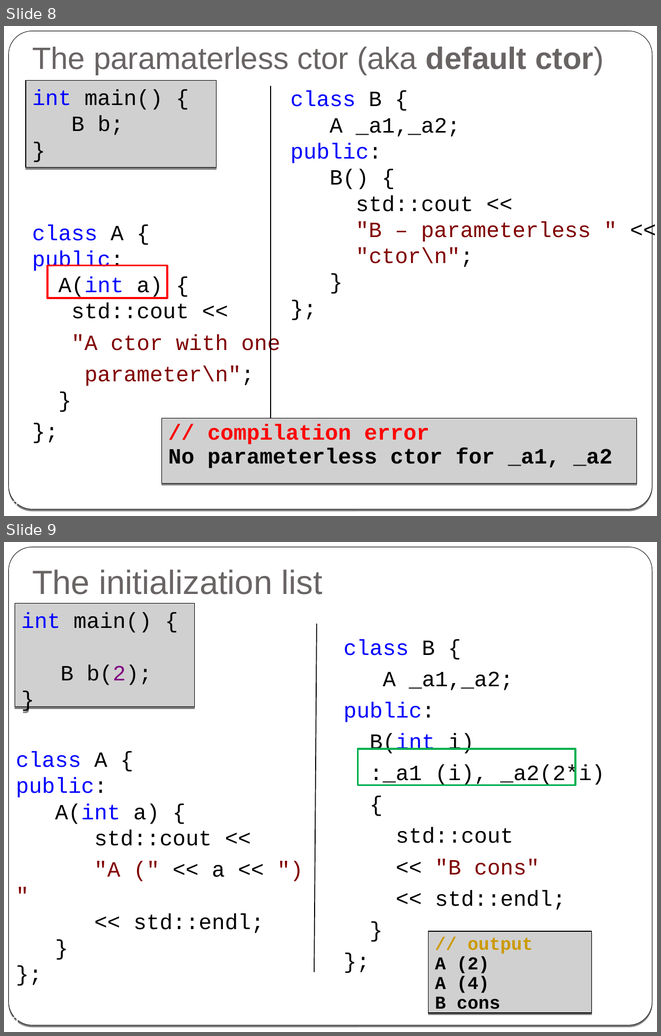
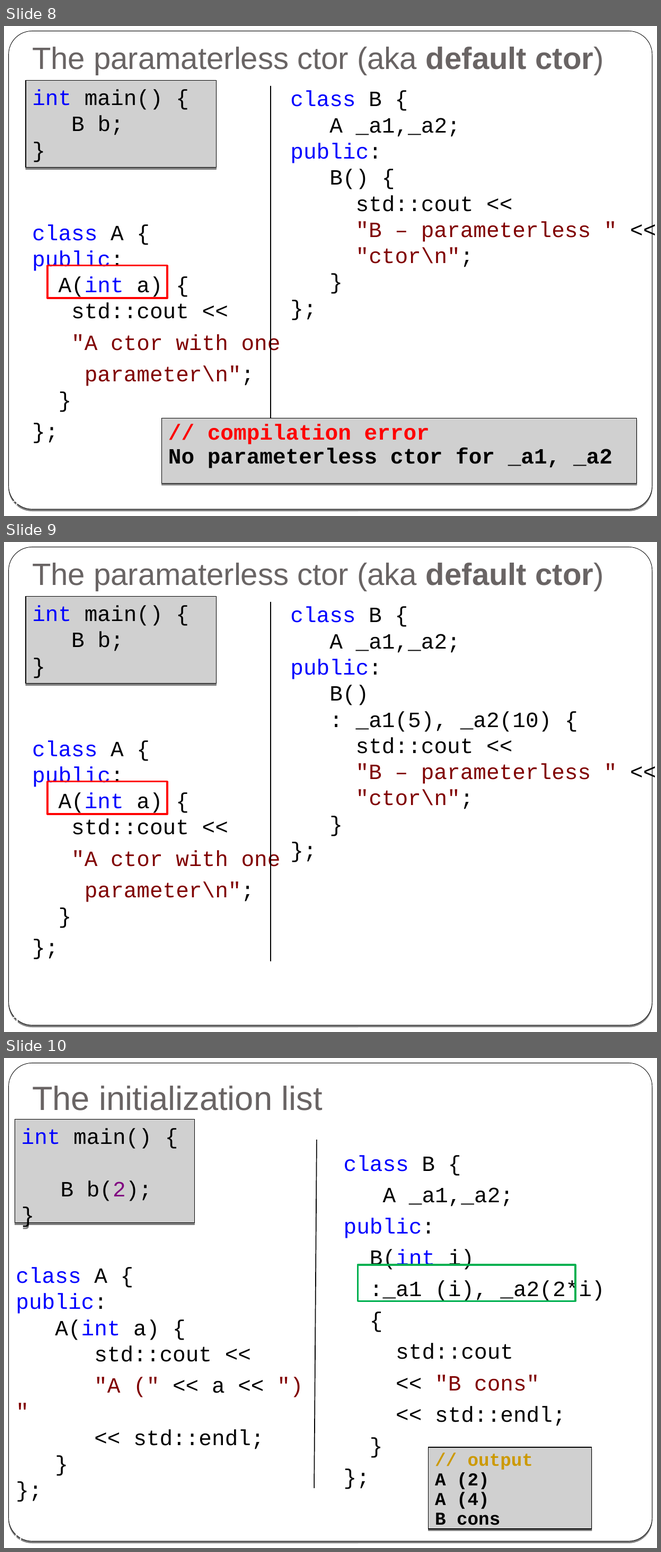
Before and after one commit to cpp-at-ariel/cpp-5779, a slide deck: 03-composition-references/slides-1-composition-initialization.odp. Shown one above the other, each under a label of ours: slides 8 and 9 before the commit, slides 8, 9 and 10 after it. The pictures are 661x1036 and 661x1552 pixels, drawn with LibreOffice and Linux fonts; fonts in the diff are those of the drawing; grey boxes stand for pictures. Boxes give left, top, right and bottom in pixels: in the first picture for what was removed or moved away, otherwise in the second. Text is boxed around its words. In the diff, an @@ line names an element or a change of style, - is before the commit and + after.

```diff
--- a/03-composition-references/slides-1-composition-initialization.odp
+++ b/03-composition-references/slides-1-composition-initialization.odp
@@ slide 9 added at (4, 542, 657, 1032), background gradient #000000 to #FFFFFF; not listed: 2 template elements that a slide beside it also shows @@
@@ title added at (32, 563, 603, 591), 34 pt, text #696464 @@
+The paramaterless ctor (aka default ctor)
@@ picture added at (26, 596, 216, 683), 24 pt, text #000000 @@
+int main() {
+B b;
+}
@@ line added from (271, 602) to (271, 961), #000000 0.99 pt @@
@@ text added at (290, 607, 591, 809), 24 pt, text #000000 @@
+class B {
+A _a1,_a2;
+public:
+B()
+: _a1(5), _a2(10) {
+std::cout <<
+"B – parameterless " <<
+"ctor\n";
+}
+};
@@ text added at (32, 740, 281, 902), 24 pt, text #800000 @@
+class A {
+public:
+A(int a) {
+std::cout <<
+"A ctor with one
+parameter\n";
+}
+};
@@ rectangle added at (48, 782, 167, 814), outline #FF0000 2.01 pt @@
@@ page number added at (11, 1015, 18, 1023), 14 pt, text #FFFFFF @@
+9
@@ what was slide 9 is now slide 10 @@
@@ page number at (8, 1531, 22, 1541): text changed @@
-9
+10
```
Also in this commit, not shown: 4 slides changed, 5 other files.
